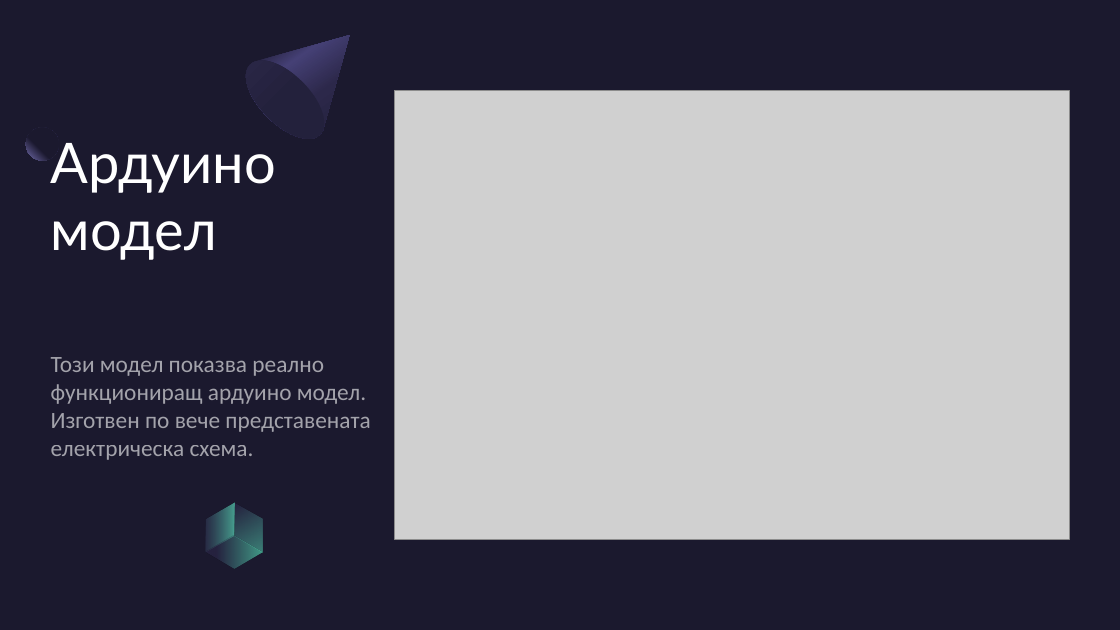
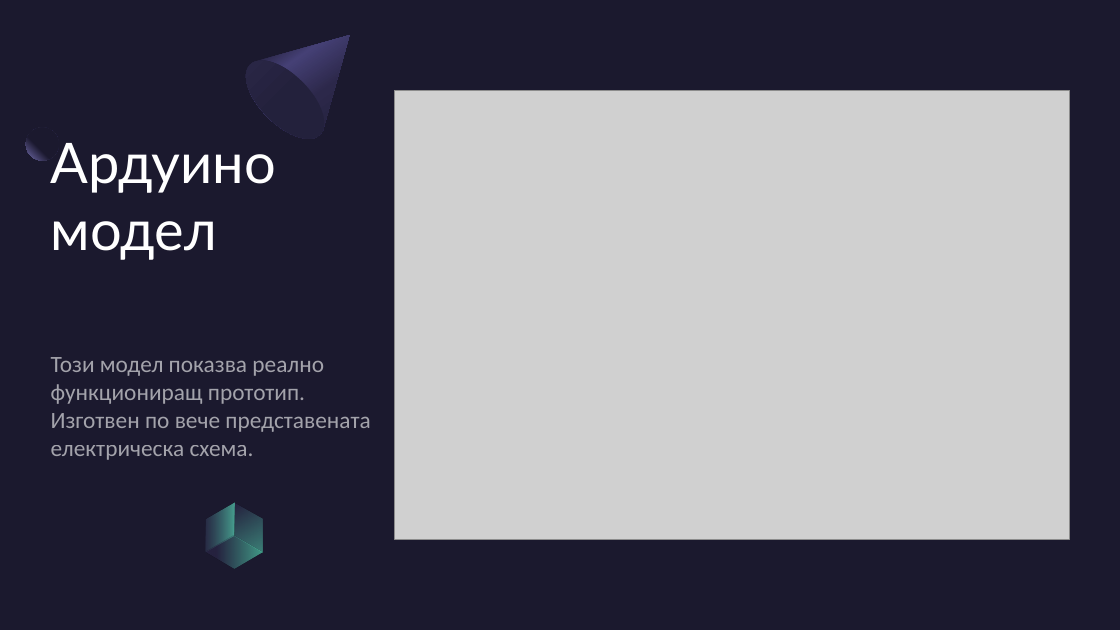
Before and after one commit to Lucho3/Car_tools, a slide deck: slide 5 of Car_tools_presentation_and_documentation/CAR TOOLS.pptx. Drawn at 1120x630 pixels with LibreOffice and Linux fonts; fonts in the diff are those of the drawing; grey boxes stand for pictures. Boxes give left, top, right and bottom in pixels: in the first picture for what was removed or moved away, otherwise in the second. Text is boxed around its words. In the diff, an @@ line names an element or a change of style, - is before the commit and + after.

```diff
--- a/Car_tools_presentation_and_documentation/CAR TOOLS.pptx
+++ b/Car_tools_presentation_and_documentation/CAR TOOLS.pptx
@@ subtitle at (x1=51, y1=357, x2=370, y2=460): text changed @@
-Този модел показва реално функциониращ ардуино модел. Изготвен по вече представената електрическа схема.
+Този модел показва реално функциониращ прототип. Изготвен по вече представената електрическа схема.
```
Also in this commit, not shown: 1 other slide changed, 1 other file.
